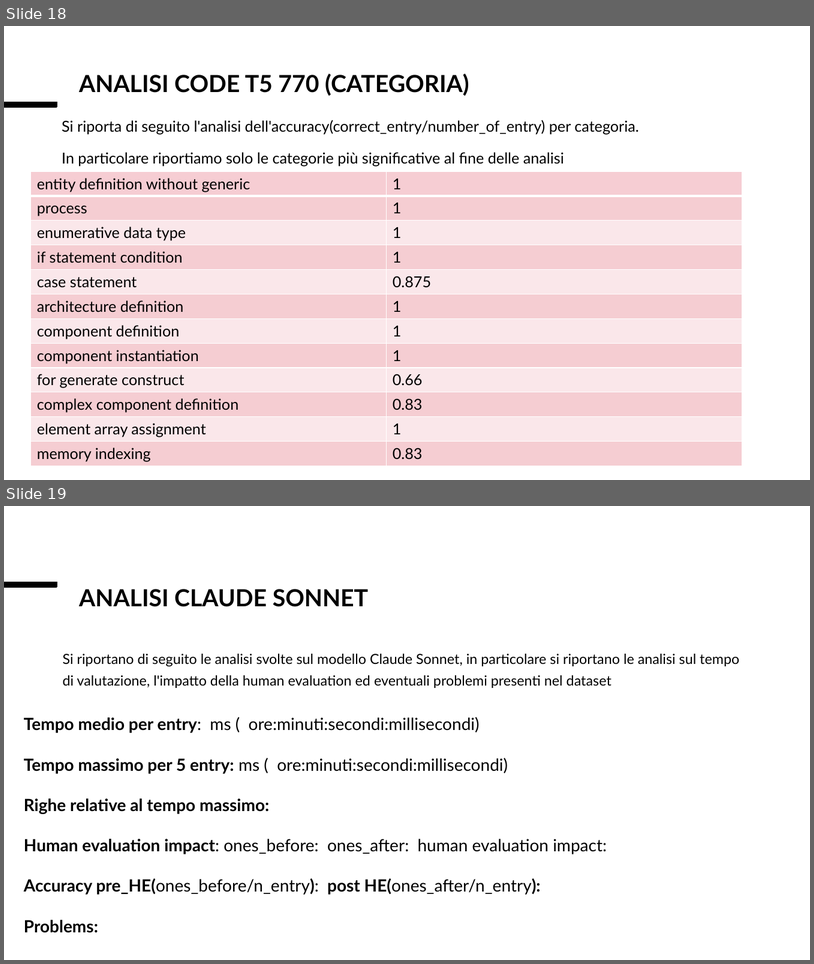
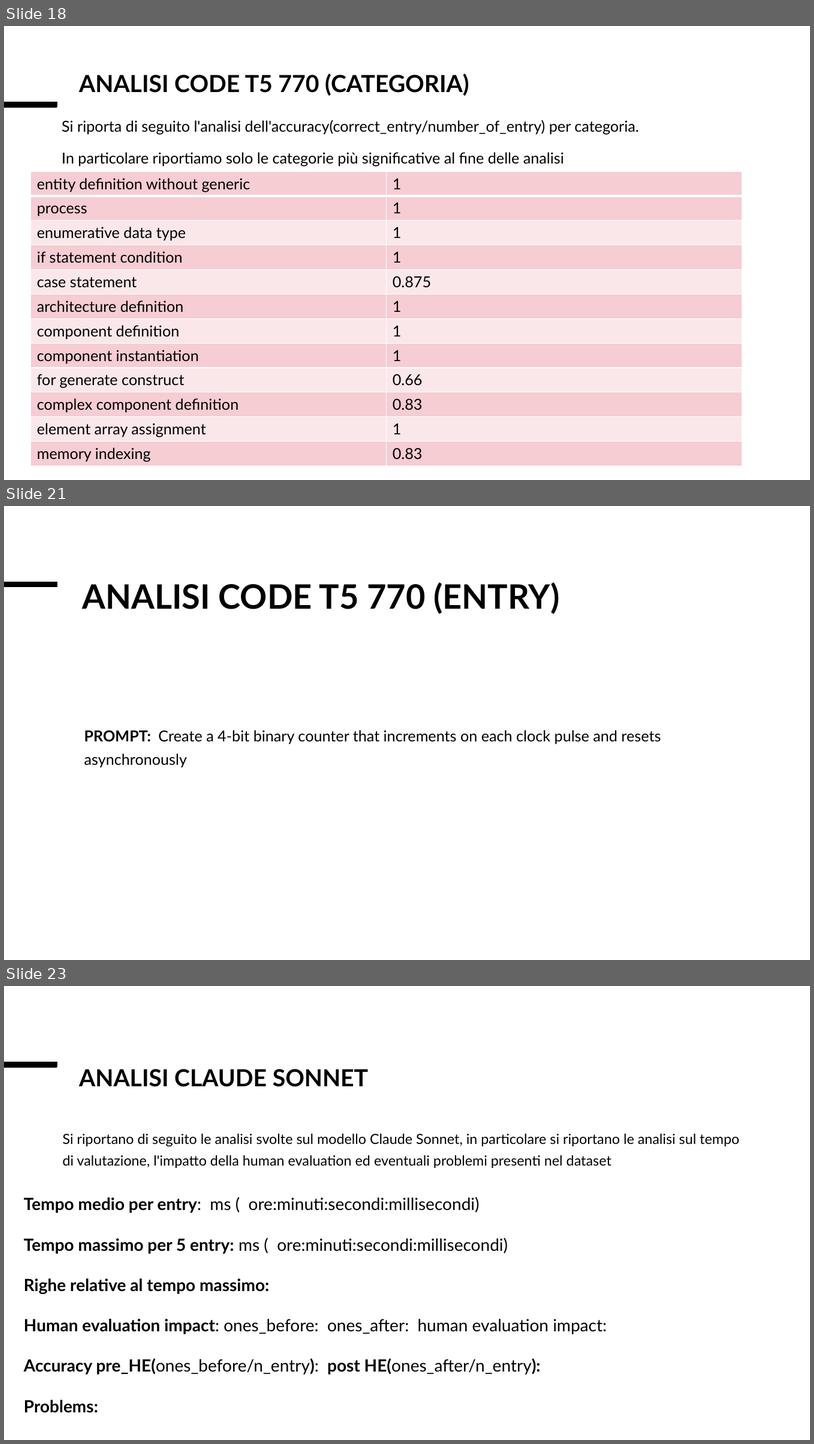
Before and after one commit to Simpronic/Tesi_Generatore_VHDL, a slide deck: altro/Presentazione_risultati.pptx. Shown one above the other, each under a label of ours: slides 18 and 19 before the commit, slides 18, 21 and 23 after it; the slides between them are not shown. The pictures are 814x964 and 814x1444 pixels, drawn with LibreOffice and Linux fonts; fonts in the diff are those of the drawing. Boxes give left, top, right and bottom in pixels: in the first picture for what was removed or moved away, otherwise in the second. Text is boxed around its words. In the diff, an @@ line names an element or a change of style, - is before the commit and + after.

```diff
--- a/altro/Presentazione_risultati.pptx
+++ b/altro/Presentazione_risultati.pptx
@@ slide 21 added at (x1=4, y1=506, x2=810, y2=960), background #FFFFFF @@
@@ line added from (4, 585) to (57, 585), #000000 6.75 pt @@
@@ line added from (4, 585) to (57, 585), #000000 6.75 pt @@
@@ title added at (x1=82, y1=582, x2=560, y2=614), 40 pt, text #000000, bold @@
+ANALISI CODE T5 770 (ENTRY)
@@ text added at (x1=84, y1=730, x2=661, y2=768), 18 pt, text #000000 @@
+PROMPT: Create a 4-bit binary counter that increments on each clock pulse and resets asynchronously
@@ what was slide 19 is now slide 23 @@
```
Also in this commit, not shown: 3 other slides added, 5 other files.
